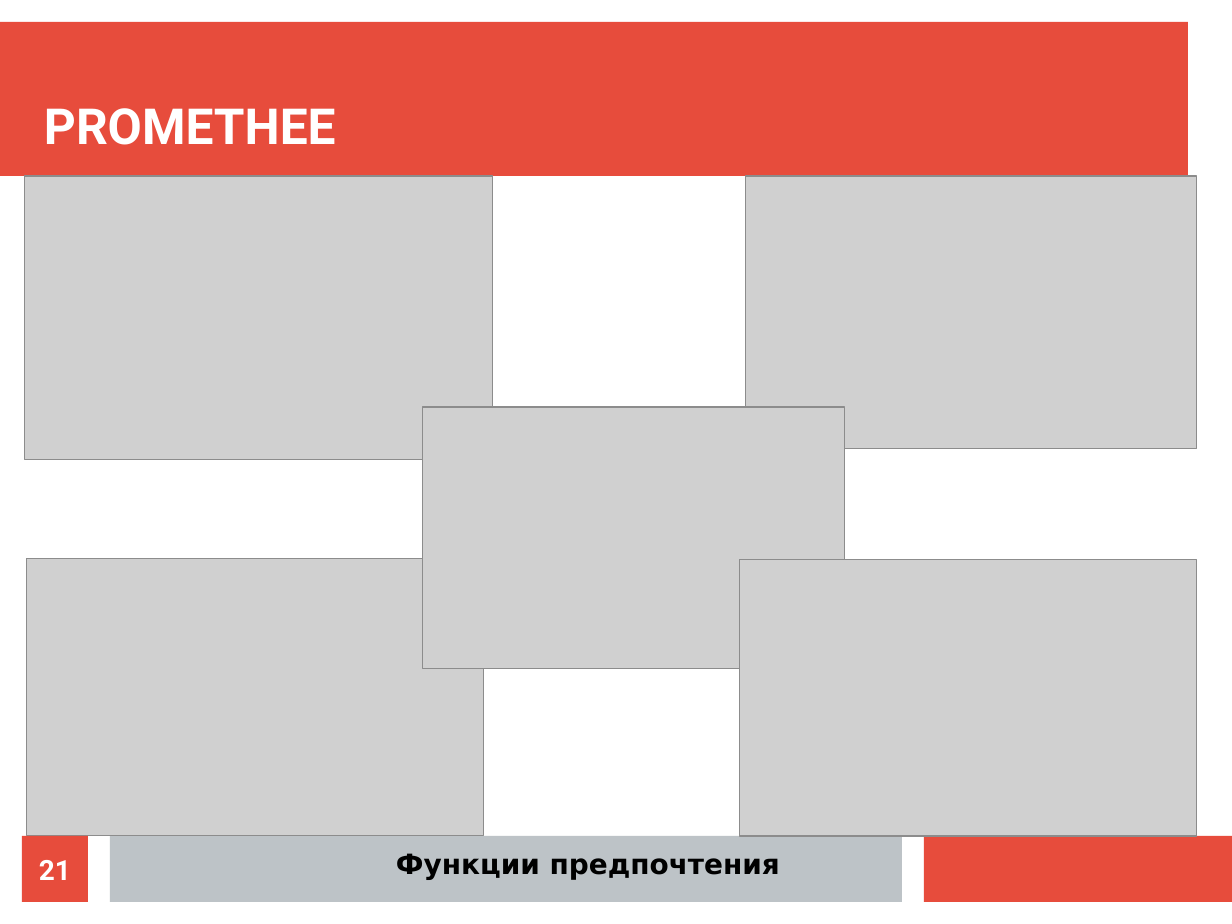
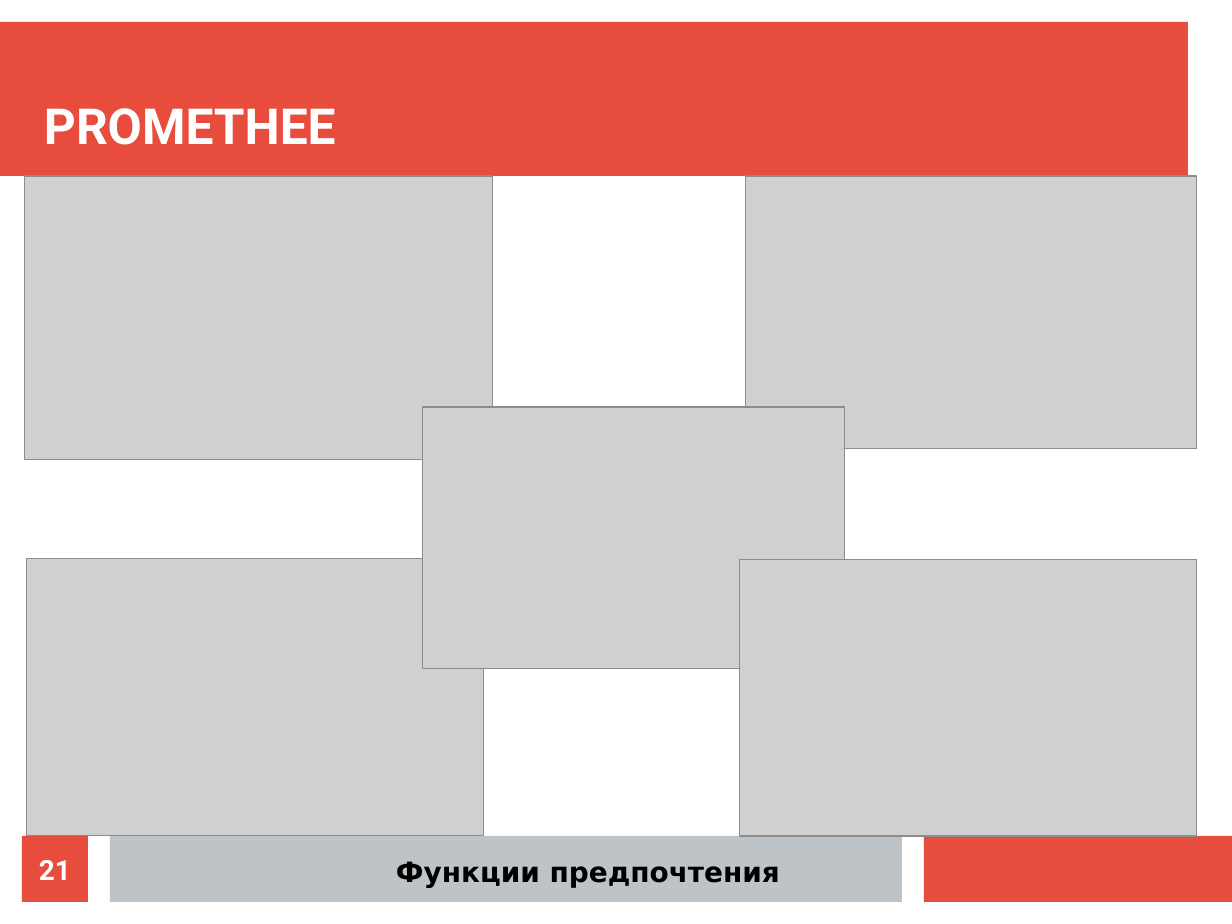
Before and after one commit to ikherty/DA, a slide deck: slide 21 of CW_Petrenko.odp. Drawn at 1232x924 pixels with LibreOffice and Linux fonts; fonts in the diff are those of the drawing; grey boxes stand for pictures. Boxes give left, top, right and bottom in pixels: in the first picture for what was removed or moved away, otherwise in the second. Text is boxed around its words. In the diff, an @@ line names an element or a change of style, - is before the commit and + after.

```diff
--- a/CW_Petrenko.odp
+++ b/CW_Petrenko.odp
@@ title "Функции предпочтения": place and size @@
-title "Функции предпочтения" at [396,853,780,879]
+title "Функции предпочтения" at [396,861,780,887]
```
Also in this commit, not shown: 5 other slides changed, 9 slides added, 6 slides removed, 3 other files.
